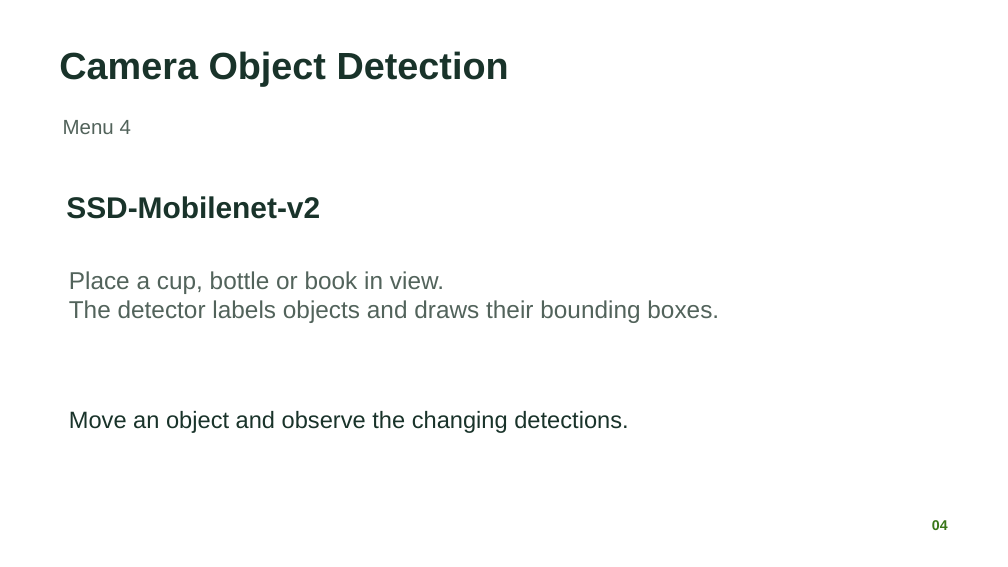
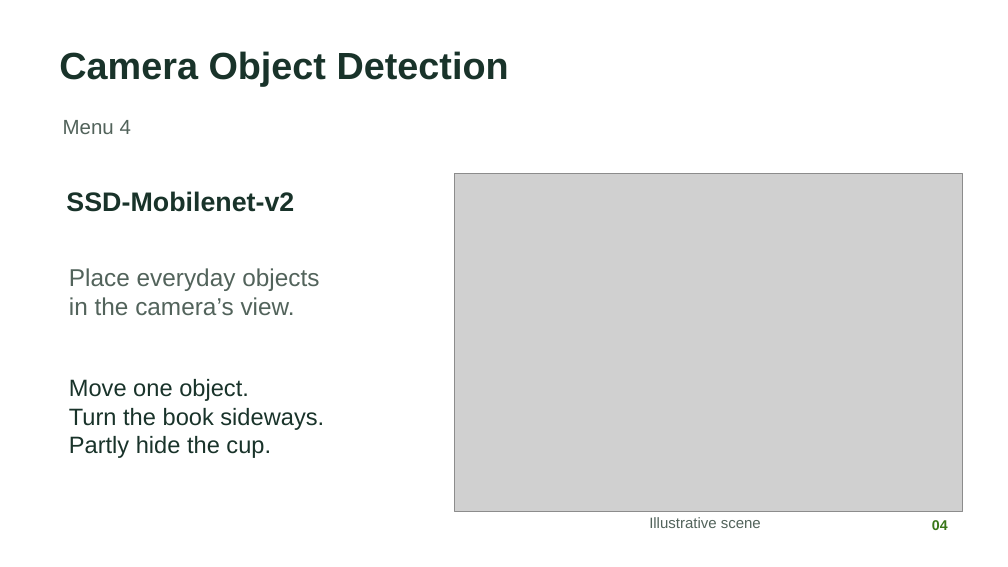
Before and after one commit to nileshsarkar-ai/JetsonNano-Demo, a slide deck: slide 4 of docs/Jetson_Nano_Local_AI_Experiments.pptx. Drawn at 1008x567 pixels with LibreOffice and Linux fonts; fonts in the diff are those of the drawing; grey boxes stand for pictures. Boxes give left, top, right and bottom in pixels: in the first picture for what was removed or moved away, otherwise in the second. Text is boxed around its words. In the diff, an @@ line names an element or a change of style, - is before the commit and + after.

```diff
--- a/docs/Jetson_Nano_Local_AI_Experiments.pptx
+++ b/docs/Jetson_Nano_Local_AI_Experiments.pptx
@@ picture added at [455, 173, 963, 512] @@
@@ text "SSD-Mobilenet-v2" at [66, 191, 294, 212]: size 28.5 to 25.5 pt @@
@@ text added at [69, 268, 319, 315], 23.2 pt, text #52635B @@
+Place everyday objects
+in the camera’s view.
@@ text removed at [69, 271, 719, 323] @@
-Place a cup, bottle or book in view.
-The detector labels objects and draws their bounding boxes.
@@ text added at [69, 379, 324, 458], 22.5 pt, text #19332A @@
+Move one object.
+Turn the book sideways.
+Partly hide the cup.
@@ text removed at [69, 411, 628, 433] @@
-Move an object and observe the changing detections.
@@ text added at [649, 517, 761, 528], 14.2 pt, text #52635B @@
+Illustrative scene
```
Also in this commit, not shown: 1 other slide changed, 9 other files.
